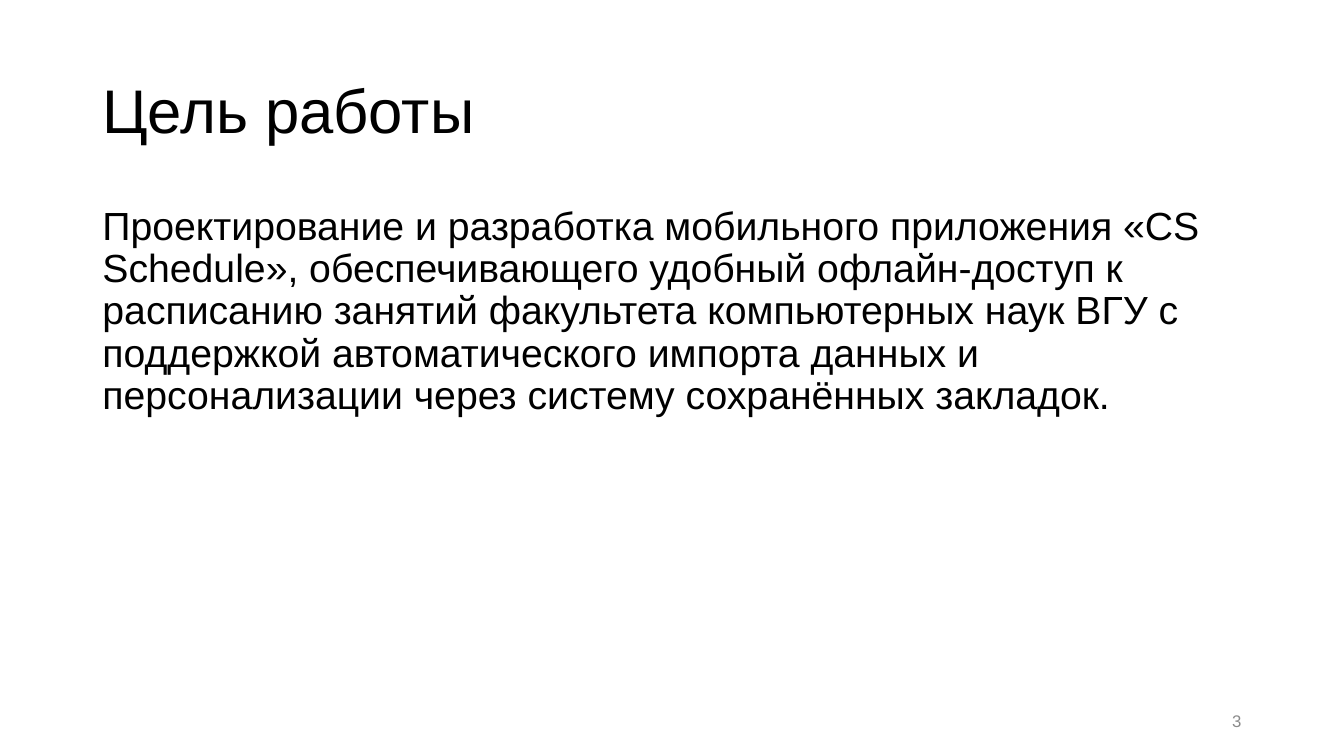
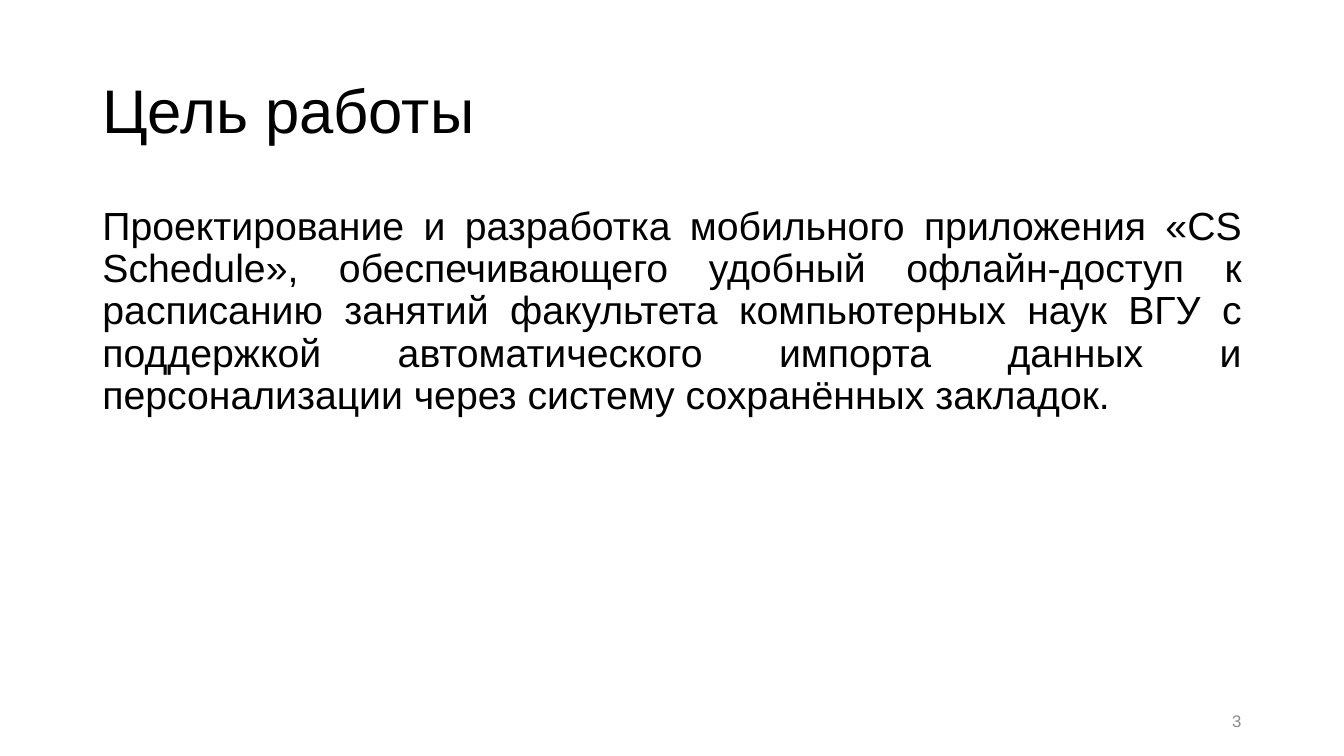
Before and after one commit to karazepta/cs_schedule, a slide deck: slide 3 of documents/презентация.pptx. Drawn at 1344x756 pixels with LibreOffice and Linux fonts; fonts in the diff are those of the drawing. Boxes give left, top, right and bottom in pixels: in the first picture for what was removed or moved away, otherwise in the second. Text is boxed around its words. In the diff, an @@ line names an element or a change of style, - is before the commit and + after.

```diff
--- a/documents/презентация.pptx
+++ b/documents/презентация.pptx
@@ text "Проектирование и разработка мобильного приложения ..." at bbox=[102, 211, 1242, 417]: alignment left to justified @@
```
Also in this commit, not shown: 7 other slides changed, 2 slides added, 3 other files.
